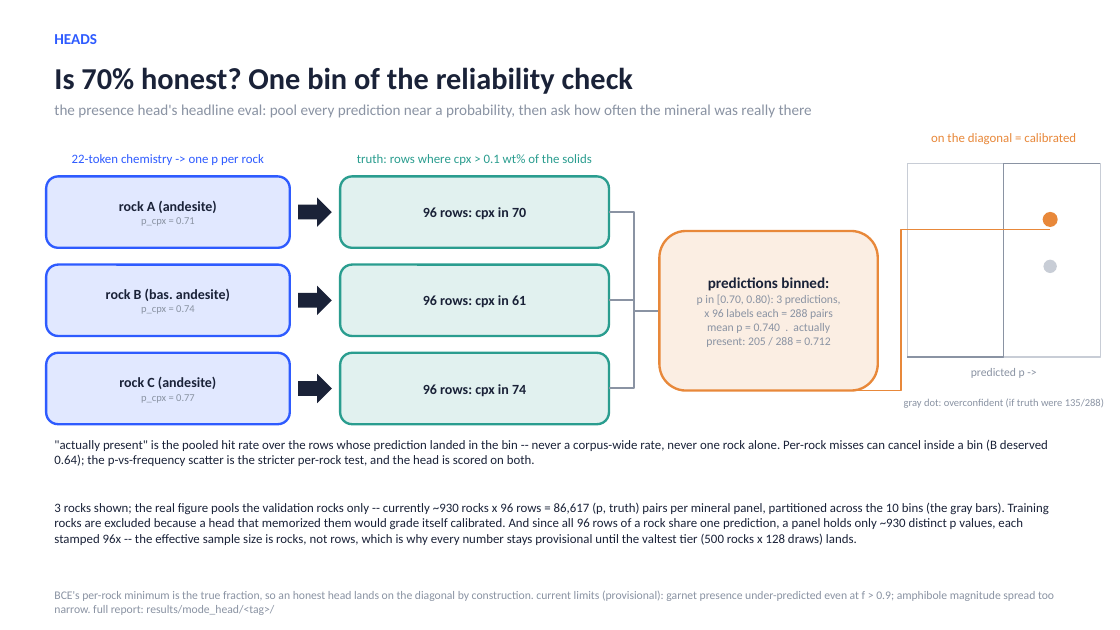
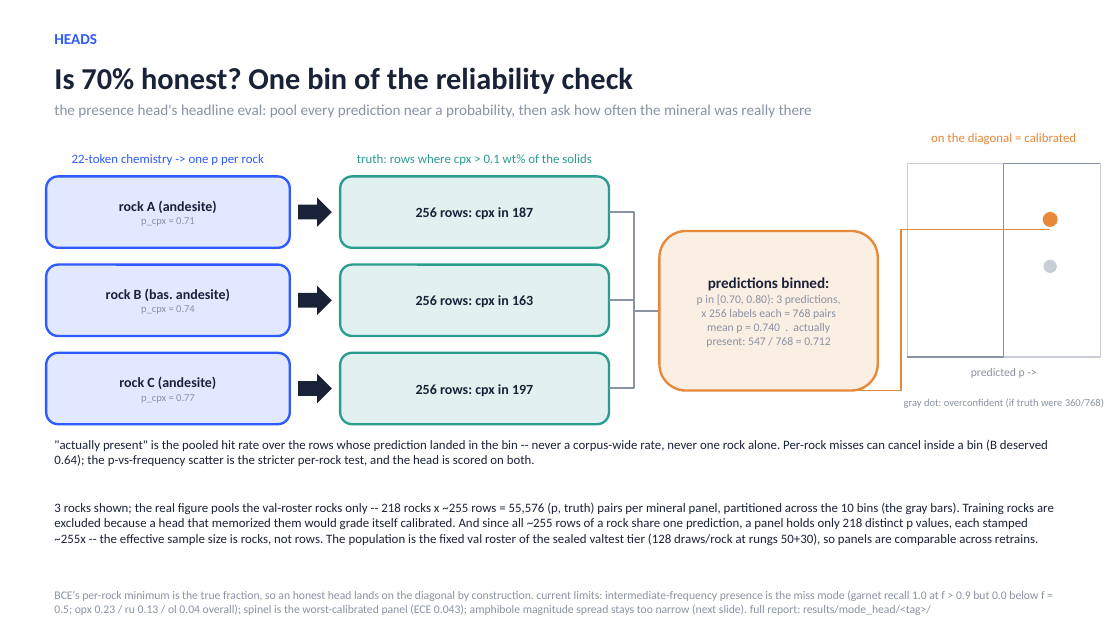
Before and after one commit to matthew-j-liu/phasecast, a slide deck: slide 14 of slides/overview.pptx. Drawn at 1120x630 pixels with LibreOffice and Linux fonts; fonts in the diff are those of the drawing. Boxes give left, top, right and bottom in pixels: in the first picture for what was removed or moved away, otherwise in the second. Text is boxed around its words. In the diff, an @@ line names an element or a change of style, - is before the commit and + after.

Commit message:
with valtest corpus generation complete, swapped that in for the previous split on train (Whereby 80% of train was used to train and 20% used for the quality control evals and plots. updated slides, docs, tests, etc. accordingly. no major changes in conclusions, though stronger on amphibole strengthens intuition on previous exploration re: bimodality, conditioning mode prediction on the set of predicted minerals, and mixture of distribution prediction

```diff
--- a/slides/overview.pptx
+++ b/slides/overview.pptx
@@ text in rounded rectangle at (416,207,533,220): text changed @@
-96 rows: cpx in 70
+256 rows: cpx in 187
@@ text in rounded rectangle at (416,295,533,308): text changed @@
-96 rows: cpx in 61
+256 rows: cpx in 163
@@ text in rounded rectangle at (701,309,836,319): text changed @@
-x 96 labels each = 288 pairs
+x 256 labels each = 768 pairs
@@ text in rounded rectangle at (706,337,831,347): text changed @@
-present: 205 / 288 = 0.712
+present: 547 / 768 = 0.712
@@ text in rounded rectangle at (416,384,533,397): text changed @@
-96 rows: cpx in 74
+256 rows: cpx in 197
@@ text at (904,398,1104,408): text changed @@
-gray dot: overconfident (if truth were 135/288)
+gray dot: overconfident (if truth were 360/768)
@@ text at (54,503,1054,545): text changed @@
-3 rocks shown; the real figure pools the validation rocks only -- currently ~930 rocks x 96 rows = 86,617 (p, truth) pairs per mineral panel, partitioned across the 10 bins (the gray bars). Training rocks are excluded because a head that memorized them would grade itself calibrated. And since all 96 rows of a rock share one prediction, a panel holds only ~930 distinct p values, each stamped 96x -- the effective sample size is rocks, not rows, which is why every number stays provisional until the valtest tier (500 rocks x 128 draws) lands.
+3 rocks shown; the real figure pools the val-roster rocks only -- 218 rocks x ~255 rows = 55,576 (p, truth) pairs per mineral panel, partitioned across the 10 bins (the gray bars). Training rocks are excluded because a head that memorized them would grade itself calibrated. And since all ~255 rows of a rock share one prediction, a panel holds only 218 distinct p values, each stamped ~255x -- the effective sample size is rocks, not rows. The population is the fixed val roster of the sealed valtest tier (128 draws/rock at rungs 50+30), so panels are comparable across retrains.
@@ text at (54,591,1045,615): text changed @@
-BCE's per-rock minimum is the true fraction, so an honest head lands on the diagonal by construction. current limits (provisional): garnet presence under-predicted even at f > 0.9; amphibole magnitude spread too narrow. full report: results/mode_head/<tag>/
+BCE's per-rock minimum is the true fraction, so an honest head lands on the diagonal by construction. current limits: intermediate-frequency presence is the miss mode (garnet recall 1.0 at f > 0.9 but 0.0 below f = 0.5; opx 0.23 / ru 0.13 / ol 0.04 overall); spinel is the worst-calibrated panel (ECE 0.043); amphibole magnitude spread stays too narrow (next slide). full report: results/mode_head/<tag>/
```
Also in this commit, not shown: 2 other slides changed, 16 other files.
